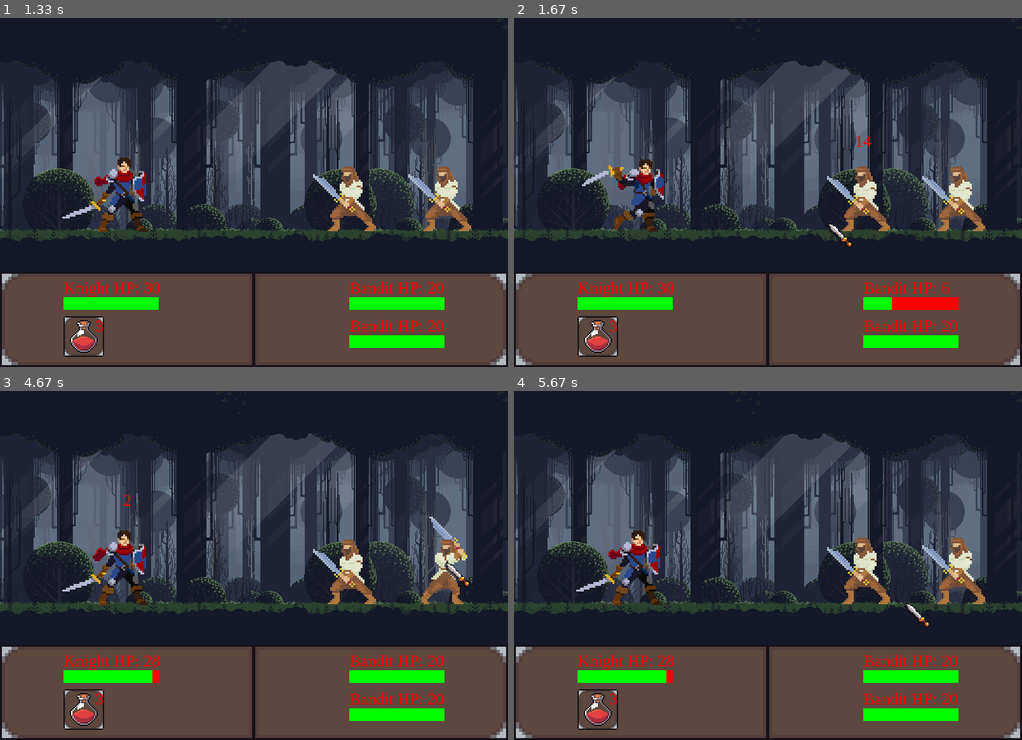
Above: before the commit, frames 1-4 (two rows, left to right).
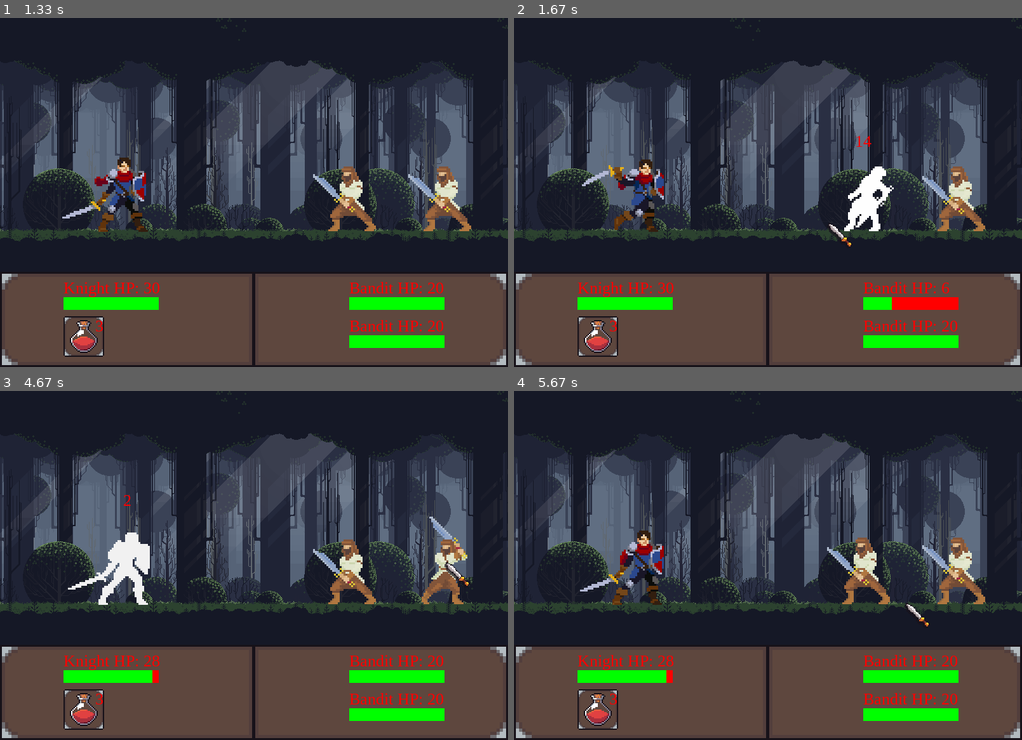
Above: after the commit, the same moments.

Repository: LukasKryzauskasCodeAcademy/PTUA11_PyGame
Game: pygame game, started from game.py
The game is run twice, just before and just after one commit, with the same random seed, the same clock (stepped at 60 frames per second) and the same inputs.
Inputs (mouse positions are in pixels of both pictures, inside the frame that each line leads up to):
- Up to frame 1 (1.33 s): click (416, 182) at 0.38 s; click (254, 216) at 0.72 s
- Up to frame 2 (1.67 s): click (828, 223) at 1.55 s
- Up to frame 3 (4.67 s): click (264, 446) at 1.88 s; click (350, 562) at 2.72 s; click (182, 492) at 3.05 s; click (386, 534) at 3.38 s; click (411, 558) at 3.72 s; click (360, 502) at 4.05 s; click (447, 562) at 4.38 s
- Up to frame 4 (5.67 s): click (788, 551) at 4.72 s; click (905, 603) at 5.55 s

Frame 1 is identical in both runs. In frame 2, 1.2% of the frame differs, in the area x 61-75%, y 42-62%; in frame 3, 1.5%, in the area x 12-30%, y 40-62%; in frame 4, 1.1%.

Commit message:
Integrated Hurt and Death animations, made it impossible to attack a dead enemy (this is to not waste action and not repeat death animation)

Diff:
--- a/app/Fighter.py
+++ b/app/Fighter.py
@@ -47,11 +47,14 @@
             self.frame_index += 1
         # if animation reaches the end then restart
         if self.frame_index >= len(self.animation_list[self.action]):
-            self.idle()
+            if self.action == 3:
+                self.frame_index = len(self.animation_list[self.action]) - 1
+            else:
+                self.animation(0)
 
-    def idle(self):
-        # set variables to attack animation
-        self.action = 0
+    def animation(self, action):
+        # set variables for animation, action determines the animation, 0-Idle, 1-Attack, 2-Hurt, 3-Dead
+        self.action = action
         self.frame_index = 0
         self.update_time = pygame.time.get_ticks()
 
@@ -62,16 +65,18 @@
         damage = self.strength + rand
         # Deal damage to enemy
         target.hp -= damage
+        # Run enemy hurt animation
+        target.animation(2)
         # Check if target is dead
         if target.hp < 1:
             target.hp = 0
             target.alive = False
+            target.animation(3)
         damage_text = DamageText(target.rect.centerx, target.rect.y, str(damage), red)
         damage_text_group.add(damage_text)
         # Set variables to attack animation
-        self.action = 1
-        self.frame_index = 0
-        self.update_time = pygame.time.get_ticks()
+        self.animation(1)
+
 
     def draw(self, screen):
         screen.blit(self.image, self.rect)
--- a/app/__init__.py
+++ b/app/__init__.py
@@ -83,7 +83,7 @@
                     pygame.mouse.set_visible(False)
                     # Show sword in place of mouse cursor
                     screen.blit(self.drawer.sword_img, pos)
-                    if self.clicked:
+                    if self.clicked and bandit.alive:
                         self.attack = True
                         target = self.bandit_list[count]
 
